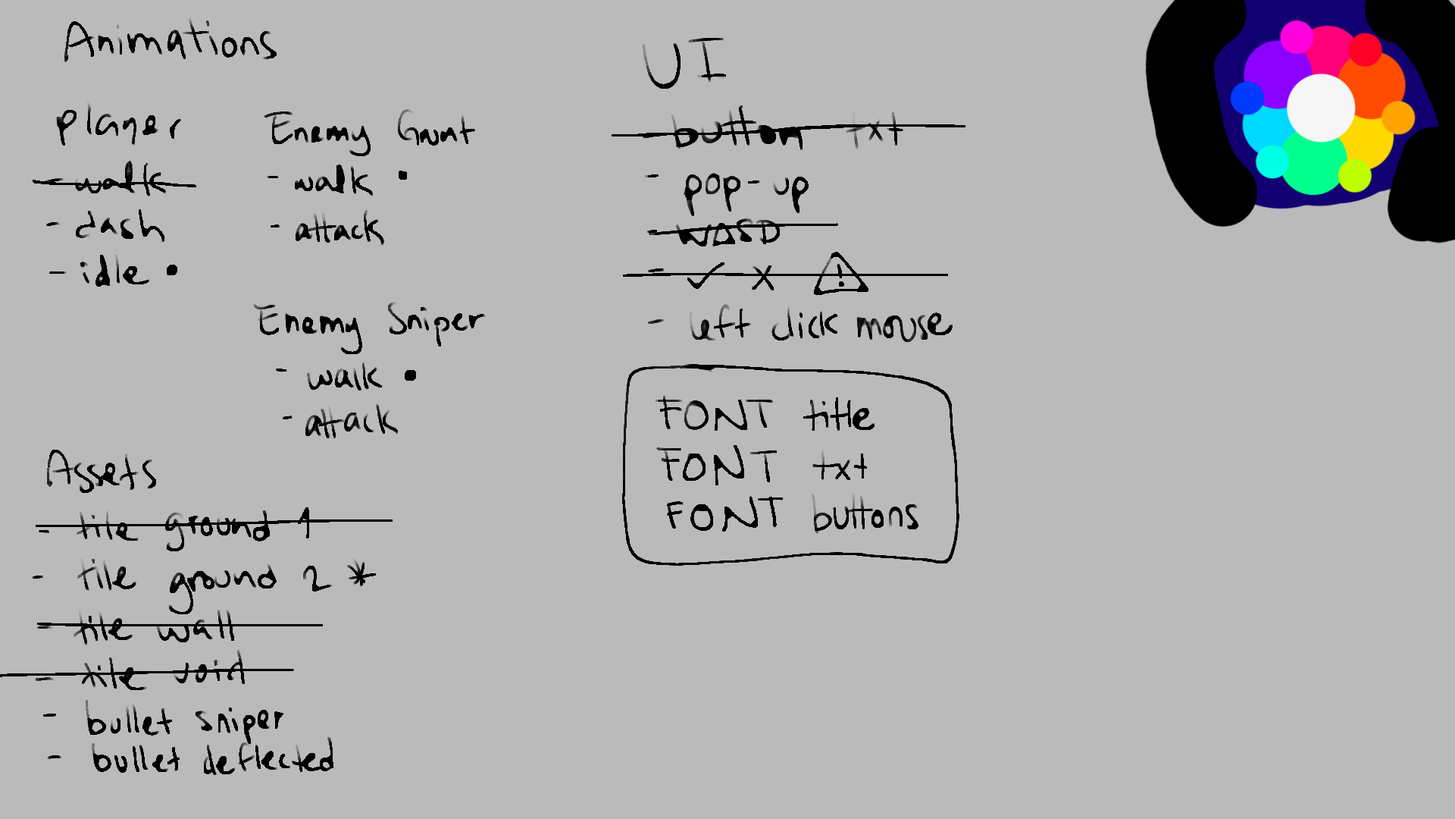
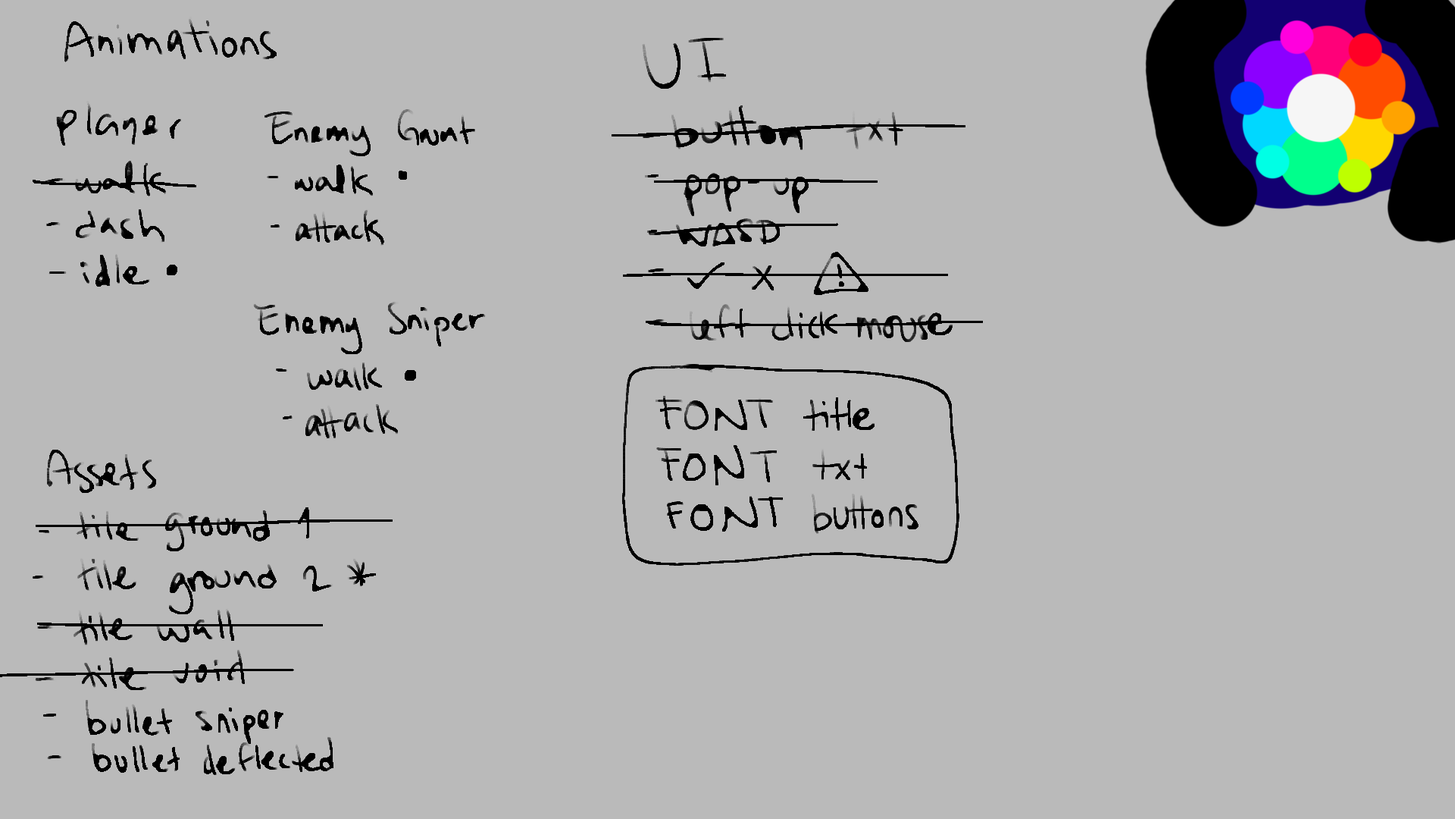
Two versions of the same layered image (1455x819). Layer-by-layer changes:
painted on "Paint Layer 12(pasted)" over [645, 178, 984, 326]
